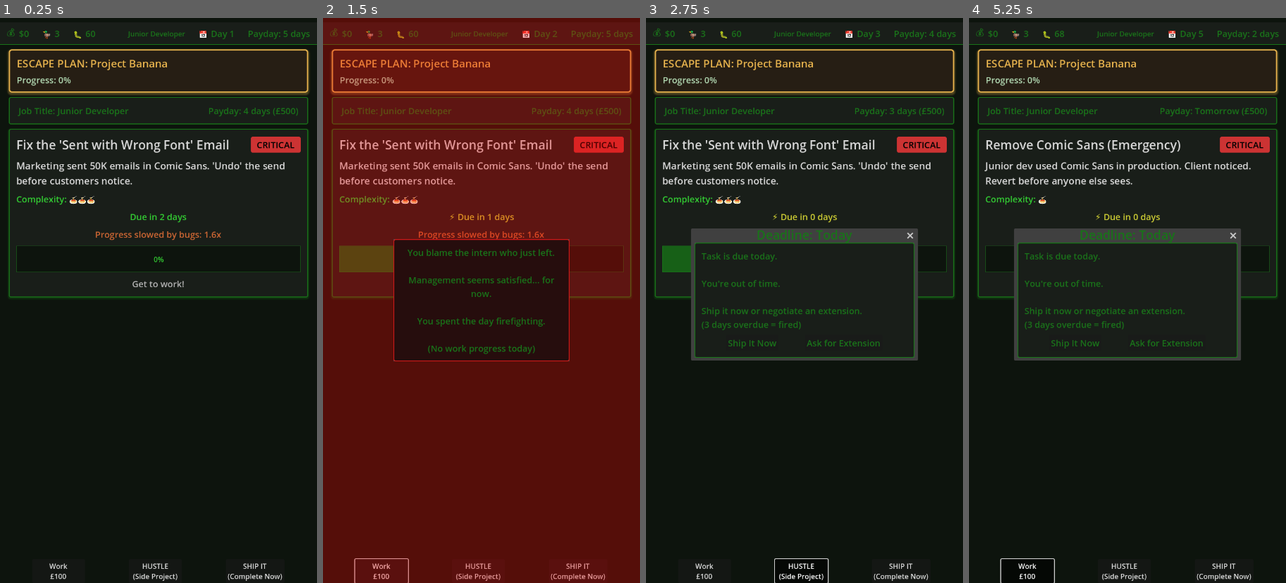
Above: before the commit, frames 1-4 (left to right).
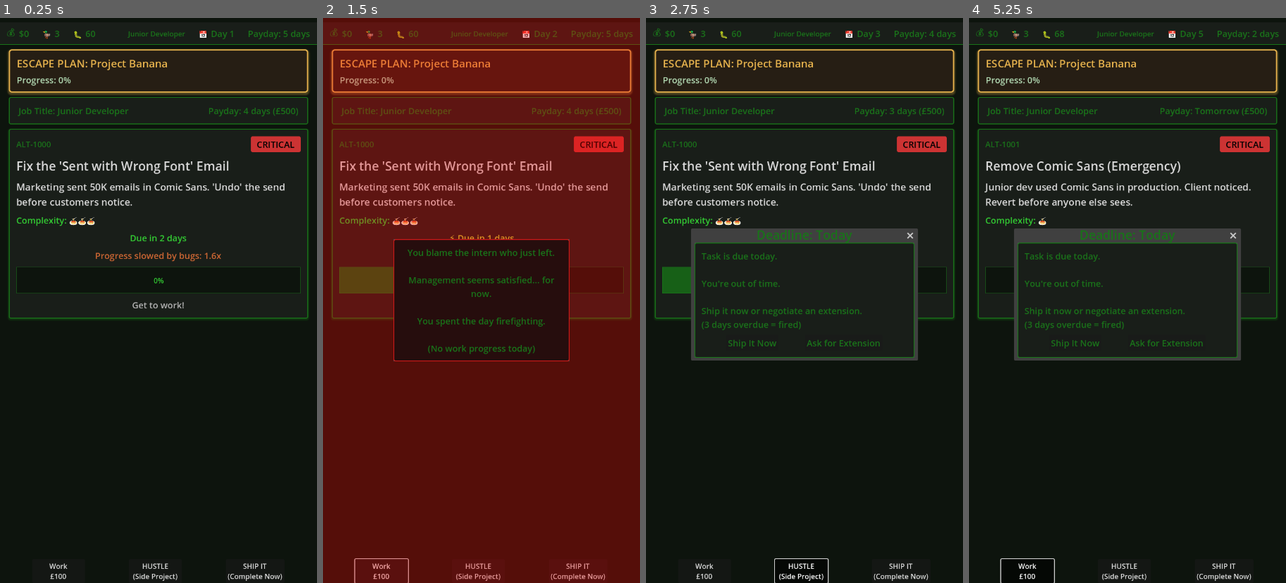
Above: after the commit, the same moments.

Repository: lmchoi/alt-f-this
Game: Godot game, scene res://scenes/game_ui.tscn
Two runs of this game, one before a commit and one after it. Both use one fixed random seed, a clock stepped at 60 frames per second and the inputs below.
Inputs:
- Up to frame 1 (0.25 s): no input
- Up to frame 2 (1.5 s): click "Work £100" at 0.5 s; click "The intern we just let go." at 1.25 s
- Up to frame 3 (2.75 s): click "HUSTLE (Side Project)" at 2 s
- Up to frame 4 (5.25 s): click "SHIP IT (Complete Now)" at 2.75 s; click "Ship It Now" at 3.5 s; click "The intern we just let go." at 4.25 s; click "Work £100" at 5 s

The runs differ from the first frame. In frame 1, 4.5% of the frame differs, in the area x 2-98%, y 20-54%; in frame 2, 4.2%; in frame 3, 3.5%; in frame 4, 2.9%.

Commit message:
Add task ID header to task panel
- Add HeaderRow with task ID (ALT-XXXX) and category badges
- Move badges from title row to header row
- Task ID displayed in smaller font (18px)
- Simplify title to single label without inline badges

Part of UI refactor Phase 2: Task card redesign.

🤖 Generated with [Claude Code](https://claude.com/claude-code)

Co-Authored-By: Claude <noreply@anthropic.com>

Diff:
--- a/scenes/task_panel.gd
+++ b/scenes/task_panel.gd
@@ -26,10 +26,11 @@
 	"urgent": "UrgentBadge"
 }
 
+@onready var task_id_label := $"%TaskIdLabel"
 @onready var task_label := $"%TaskLabel"
 @onready var description_label := $"%DescriptionLabel"
 @onready var complexity_label := $"%ComplexityLabel"
-@onready var badge_container := $"%BadgeContainer"
+@onready var badge_container := $"%HeaderBadgeContainer"
 @onready var deadline_label := $"%DeadlineLabel"
 @onready var progress_bar := $"%ProgressBar"
 @onready var bug_impact_label := $"%BugImpactLabel"
@@ -57,6 +58,7 @@
 	GameManager.bugs_changed.connect(_update_bug_impact)
 
 func _on_current_task_updated(current_task: Task):
+	task_id_label.text = current_task.task_id
 	task_label.text = current_task.title
 	description_label.text = current_task.description
 	_update_complexity_label(current_task.complexity)
--- a/scenes/task_panel.tscn
+++ b/scenes/task_panel.tscn
@@ -34,23 +34,29 @@
 layout_mode = 2
 theme_override_constants/separation = 12
 
-[node name="TitleRow" type="HBoxContainer" parent="MarginContainer/MainContainer"]
+[node name="HeaderRow" type="HBoxContainer" parent="MarginContainer/MainContainer"]
 layout_mode = 2
 theme_override_constants/separation = 10
+
+[node name="TaskIdLabel" type="Label" parent="MarginContainer/MainContainer/HeaderRow"]
+unique_name_in_owner = true
+layout_mode = 2
 size_flags_horizontal = 3
+theme_override_font_sizes/font_size = 18
+text = "ALT-1000"
 
-[node name="TaskLabel" type="Label" parent="MarginContainer/MainContainer/TitleRow"]
+[node name="HeaderBadgeContainer" type="HBoxContainer" parent="MarginContainer/MainContainer/HeaderRow"]
+unique_name_in_owner = true
+layout_mode = 2
+theme_override_constants/separation = 6
+
+[node name="TaskLabel" type="Label" parent="MarginContainer/MainContainer"]
 unique_name_in_owner = true
 layout_mode = 2
 size_flags_horizontal = 3
 theme_override_font_sizes/font_size = 28
 text = "Fix CEO's PowerPoint"
 autowrap_mode = 3
-
-[node name="BadgeContainer" type="HBoxContainer" parent="MarginContainer/MainContainer/TitleRow"]
-unique_name_in_owner = true
-layout_mode = 2
-theme_override_constants/separation = 6
 
 [node name="DescriptionLabel" type="Label" parent="MarginContainer/MainContainer"]
 unique_name_in_owner = true
